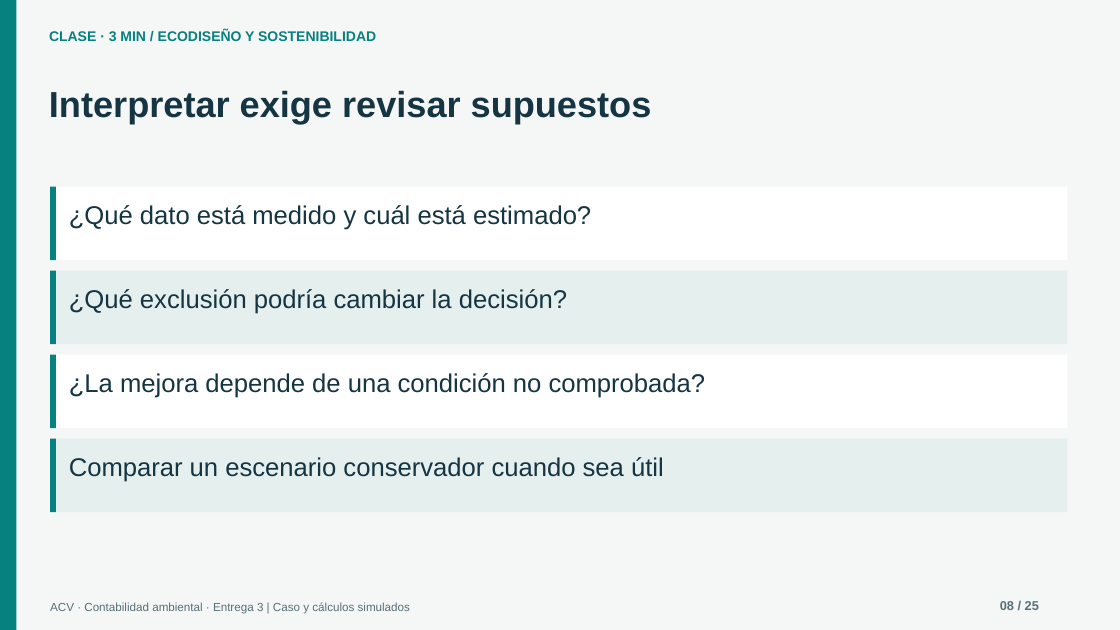
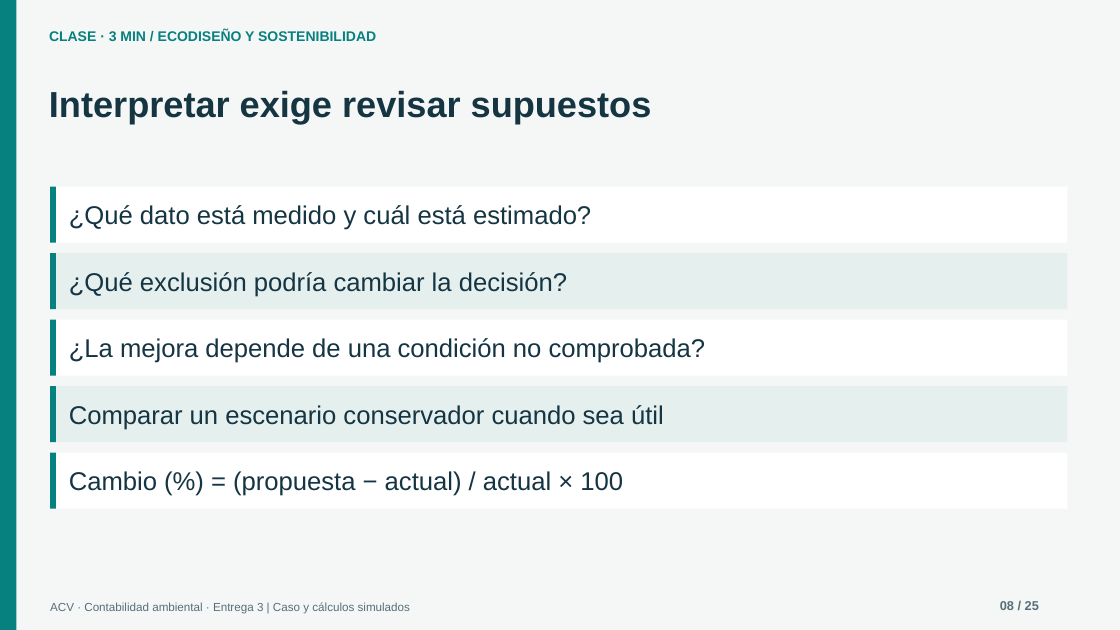
Before and after one commit to espinemilia02-design/Clases2026, a slide deck: slide 8 of ecodiseno_acv_contabilidad_entrega3_90min/ACV_contabilidad_entrega3_90min.pptx. Drawn at 1120x630 pixels with LibreOffice and Linux fonts; fonts in the diff are those of the drawing. Boxes give left, top, right and bottom in pixels: in the first picture for what was removed or moved away, otherwise in the second. Text is boxed around its words. In the diff, an @@ line names an element or a change of style, - is before the commit and + after.

```diff
--- a/ecodiseno_acv_contabilidad_entrega3_90min/ACV_contabilidad_entrega3_90min.pptx
+++ b/ecodiseno_acv_contabilidad_entrega3_90min/ACV_contabilidad_entrega3_90min.pptx
@@ rectangle: place and size @@
-rectangle at [50,187,1068,260]
+rectangle at [50,187,1068,243]
@@ rectangle: place and size @@
-rectangle at [50,187,56,260]
+rectangle at [50,187,56,243]
@@ rectangle: place and size @@
-rectangle at [50,271,1068,344]
+rectangle at [50,253,1068,309]
@@ rectangle: place and size @@
-rectangle at [50,271,56,344]
+rectangle at [50,253,56,309]
@@ text "¿Qué exclusión podría cambiar la ...": place and size @@
-text "¿Qué exclusión podría cambiar la ..." at [69,289,567,314]
+text "¿Qué exclusión podría cambiar la ..." at [69,272,567,297]
@@ rectangle: place and size @@
-rectangle at [50,355,1068,429]
+rectangle at [50,320,1068,376]
@@ rectangle added at [50,320,56,376], fill #078080 @@
@@ text "¿La mejora depende de una ...": place and size @@
-text "¿La mejora depende de una ..." at [69,373,706,398]
+text "¿La mejora depende de una ..." at [69,338,706,363]
@@ rectangle: place and size @@
-rectangle at [50,355,56,429]
+rectangle at [50,386,56,443]
@@ rectangle: place and size @@
-rectangle at [50,439,1068,513]
+rectangle at [50,386,1068,443]
@@ text "Comparar un escenario conservador cuando ...": place and size @@
-text "Comparar un escenario conservador cuando ..." at [69,457,664,482]
+text "Comparar un escenario conservador cuando ..." at [69,405,664,430]
@@ rectangle: place and size @@
-rectangle at [50,439,56,513]
+rectangle at [50,453,56,509]
@@ rectangle added at [50,453,1068,509], fill #FFFFFF @@
@@ text added at [69,471,623,496], 22 pt, text #153543 @@
+Cambio (%) = (propuesta − actual) / actual × 100
```
Also in this commit, not shown: 1 other slide changed, 5 other files.
